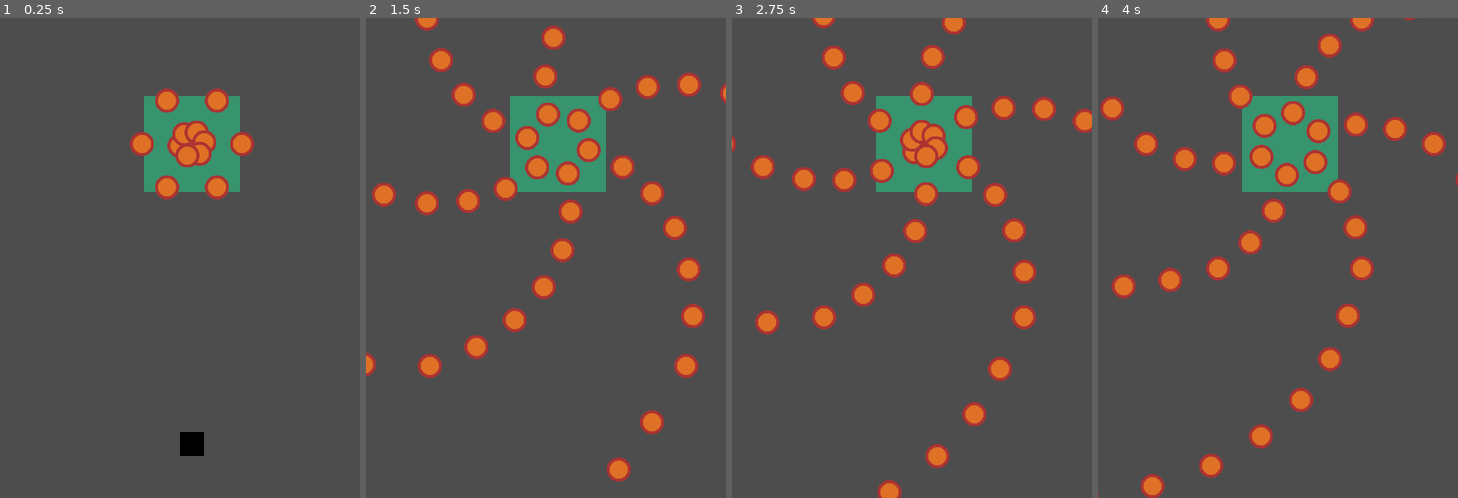
Above: before the commit, frames 1-4 (left to right).
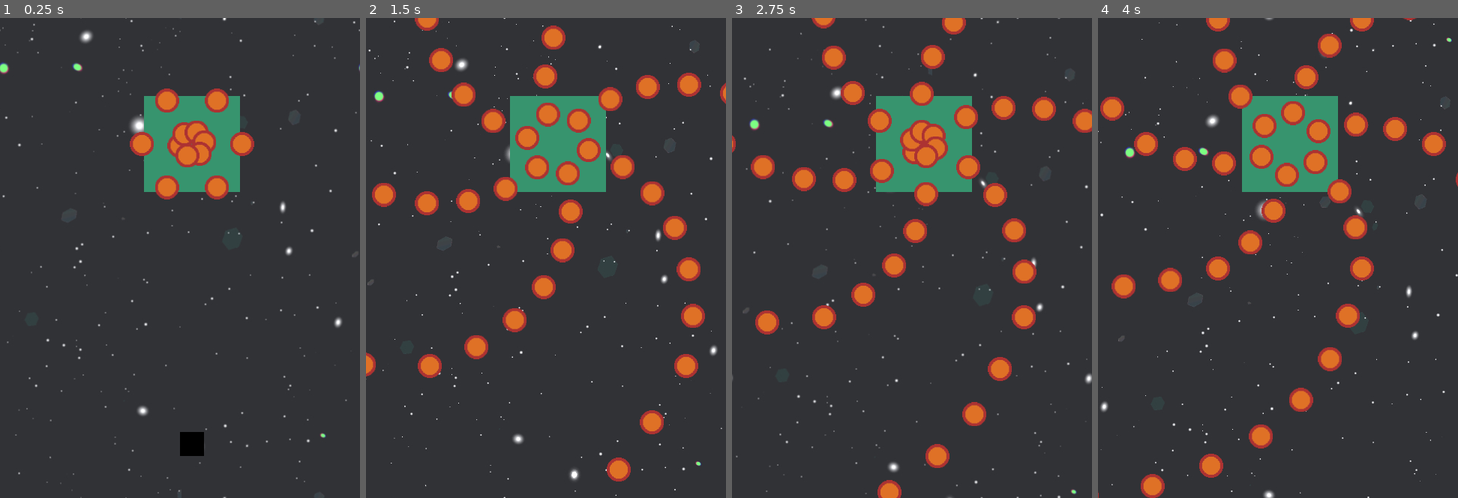
Above: after the commit, the same moments.

Repository: freaky-skynet/GAME_openSourceSW
Game: Godot game, scene res://world.tscn
Same seed, same stepped clock (60 frames per second), same inputs: the game is played once before the commit and once after it.
Inputs:
- Up to frame 1 (0.25 s): no input
- Up to frame 2 (1.5 s): hold Right (right) 0.53-1.28 s; tap Z (fire) at 0.6, 1.35 s; hold Down (down) from 1.28 s (still down)
- Up to frame 3 (2.75 s): release Down (down) at 2.03 s; hold Right (right) from 2.03 s (still down); tap Z (fire) at 2.1 s
- Up to frame 4 (4 s): release Right (right) at 2.78 s; hold Up (up) 2.78-3.53 s; tap Z (fire) at 2.85, 3.6 s; hold Left (left) from 3.53 s (still down)

The runs differ from the first frame. In frame 1, 93% of the frame differs, in the area x 0-100%, y 0-100%; in frame 2, 87%; in frame 3, 87%; in frame 4, 87%.

Commit message:
add: flowing background, camera

Diff:
--- a/project.godot
+++ b/project.godot
@@ -59,3 +59,8 @@
 "events": [Object(InputEventKey,"resource_local_to_scene":false,"resource_name":"","device":-1,"window_id":0,"alt_press …(192 unchanged characters)…
 ]
 }
+dash={
+"deadzone": 0.2,
+"events": [Object(InputEventKey,"resource_local_to_scene":false,"resource_name":"","device":-1,"window_id":0,"alt_pressed":false,"shift_pressed":false,"ctrl_pressed":false,"meta_pressed":false,"pressed":false,"keycode":0,"physical_keycode":4194325,"key_label":0,"unicode":0,"location":0,"echo":false,"script":null)
+]
+}
--- /dev/null
+++ b/scrolling_background.gd
@@ -0,0 +1,7 @@
+extends Parallax2D
+
+
+@export var scroll_speed: Vector2 = Vector2(0, 100)
+
+func _process(delta):
+	scroll_offset += scroll_speed * delta
--- a/world.tscn
+++ b/world.tscn
@@ -1,29 +1,39 @@
 [gd_scene format=3 uid="uid://yx3vex85r052"]
 
+[ext_resource type="Script" uid="uid://gnmxsp6re104" path="res://scrolling_background.gd" id="1_pkg7o"]
 [ext_resource type="PackedScene" uid="uid://b62tm8kkr02e8" path="res://player.tscn" id="1_tlwt5"]
 [ext_resource type="PackedScene" uid="uid://d3ycgff47exhc" path="res://boss.tscn" id="2_aqk2v"]
+[ext_resource type="Texture2D" uid="uid://7stv1167tm41" path="res://background_temp.jpg" id="2_gbfbk"]
 [ext_resource type="PackedScene" uid="uid://dapetvp7r0k4m" path="res://player_bullet_manager.tscn" id="3_aqk2v"]
 [ext_resource type="PackedScene" uid="uid://s3dfv18bdqsl" path="res://boss_bullet_manager.tscn" id="4_036b0"]
 [ext_resource type="PackedScene" uid="uid://c3dr625gnv3pa" path="res://combo_manager.tscn" id="4_dwbse"]
 
 [node name="World" type="Node2D" unique_id=41328882]
 
-[node name="ParallaxBackground" type="ParallaxBackground" parent="." unique_id=1218140212]
+[node name="Parallax2D" type="Parallax2D" parent="." unique_id=1986742591]
+repeat_size = Vector2(480, 640)
+repeat_times = 3
+script = ExtResource("1_pkg7o")
+scroll_speed = Vector2(10, 30)
+
+[node name="Sprite2D" type="Sprite2D" parent="Parallax2D" unique_id=754733410]
+texture = ExtResource("2_gbfbk")
 
 [node name="ObjectLayer" type="Node2D" parent="." unique_id=1450698538]
 
 [node name="Player" parent="ObjectLayer" unique_id=1361347147 instance=ExtResource("1_tlwt5")]
 position = Vector2(256, 568)
-speed = 400.0
 
 [node name="Boss" parent="ObjectLayer" unique_id=574752634 instance=ExtResource("2_aqk2v")]
 position = Vector2(256, 168)
 
 [node name="PlayerBulletManager" parent="." unique_id=1369619833 instance=ExtResource("3_aqk2v")]
 unique_name_in_owner = true
-combo_manager = ExtResource("4_dwbse")
 
 [node name="BossBulletManager" parent="." unique_id=424391369 instance=ExtResource("4_036b0")]
 unique_name_in_owner = true
 
 [node name="ComboManager" parent="." unique_id=368610195 instance=ExtResource("4_dwbse")]
+
+[node name="Camera2D" type="Camera2D" parent="." unique_id=1603792975]
+offset = Vector2(240, 320)
Binary file added: background_temp.jpg
Not shown, added: background_temp.jpg.import
Not shown, added: scrolling_background.gd.uid
